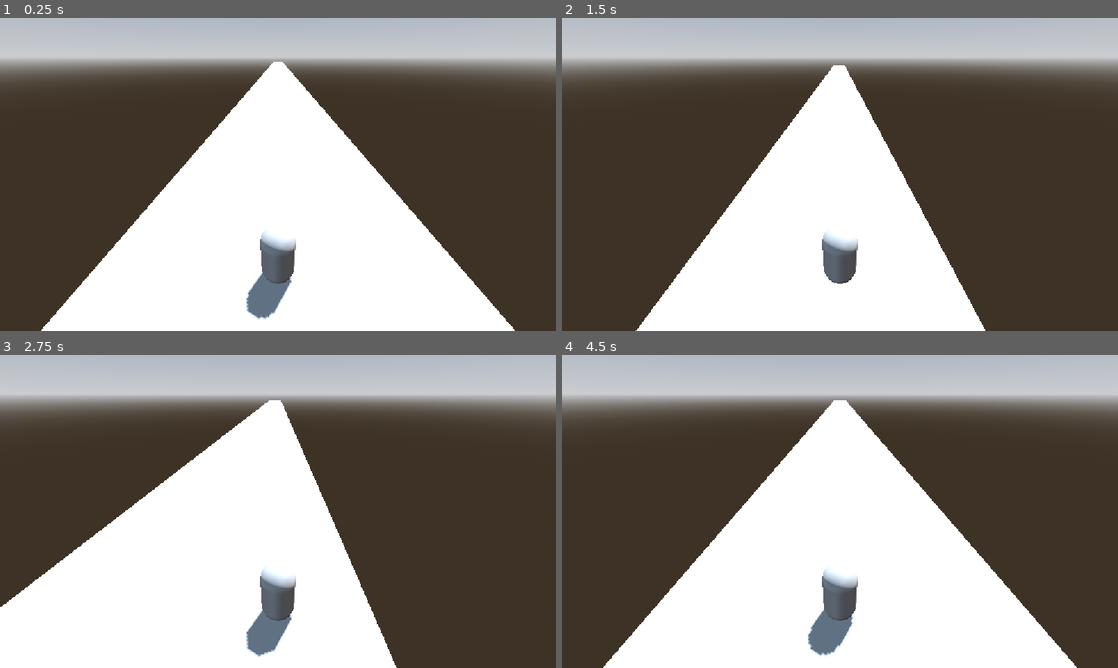
Above: before the commit, frames 1-4 (two rows, left to right).
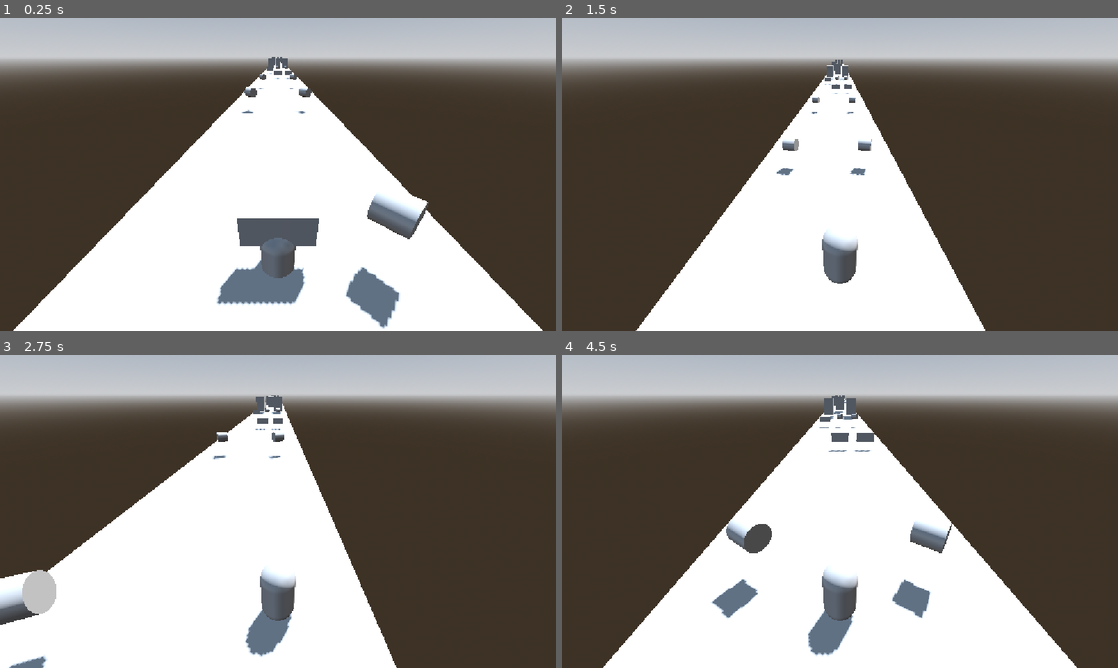
Above: after the commit, the same moments.

Repository: BorjaLia/Runner
Game: Godot game, scene res://scenes/main_game.tscn
Same seed, same stepped clock (60 frames per second), same inputs: the game is played once before the commit and once after it. This scene is started directly instead of the project's main scene.
Inputs:
- Up to frame 1 (0.25 s): no input
- Up to frame 2 (1.5 s): hold Right (move_right) 0.53-1.28 s; tap Down (roll) at 0.6, 1.35 s; tap Up (jump) at 0.77 s; hold Left (move_left) from 1.28 s (still down)
- Up to frame 3 (2.75 s): tap Up (jump) at 1.52 s; release Left (move_left) at 2.03 s; hold Right (move_right) from 2.03 s (still down); tap Down (roll) at 2.1 s
- Up to frame 4 (4.5 s): tap Down (roll) at 2.85, 3.6, 4.35 s; tap Up (jump) at 3.02, 3.77 s; release Right (move_right) at 3.53 s; hold Left (move_left) from 3.53 s (still down)

The runs differ from the first frame. In frame 1, 9.2% of the frame differs, in the area x 2-98%, y 12-100%; in frame 2, 0.6%; in frame 3, 2.1%; in frame 4, 2.8%.

Commit message:
add obstacles

Diff:
--- a/TrackSegment.gd
+++ b/TrackSegment.gd
@@ -2,8 +2,43 @@
 
 const LENGTH: float = 20.0
 
+@export var barrier_scene: PackedScene
+@export var train_scene: PackedScene
+@export var coin_scene: PackedScene
+
+@export var obstacle_chance: float = 0.4
+@export var coin_chance: float = 0.5
+
+@onready var spawn_points = [
+	$SpawnContainer/Left,
+	$SpawnContainer/Center,
+	$SpawnContainer/Right
+]
+
 func _ready() -> void:
 	$VisibleOnScreenNotifier3D.screen_exited.connect(_on_screen_exited)
+	spawn_items()
 
 func _on_screen_exited() -> void:
 	queue_free()
+
+func spawn_items() -> void:
+	for point in spawn_points:
+		if randf() < obstacle_chance:
+			spawn_obstacle(point)
+		elif randf() < coin_chance:
+			spawn_coin(point)
+
+func spawn_obstacle(parent_point: Node3D) -> void:
+	var obstacle
+	if randf() > 0.5:
+		obstacle = barrier_scene.instantiate()
+	else:
+		obstacle = train_scene.instantiate()
+
+	parent_point.add_child(obstacle)
+
+func spawn_coin(parent_point: Node3D) -> void:
+	var coin = coin_scene.instantiate()
+	coin.position.y = 1.0
+	parent_point.add_child(coin)
--- /dev/null
+++ b/coin.gd
@@ -0,0 +1,15 @@
+extends Area3D
+
+var rotate_speed: float = 3.0
+
+func _ready() -> void:
+	body_entered.connect(_on_body_entered)
+
+func _process(delta: float) -> void:
+	rotate_y(rotate_speed * delta)
+
+func _on_body_entered(body: Node3D) -> void:
+	if "Player" in body.name:
+		Global.score += 1
+		print("Score: ", Global.score)
+		queue_free()
--- /dev/null
+++ b/scenes/coin.tscn
@@ -0,0 +1,20 @@
+[gd_scene load_steps=4 format=3 uid="uid://cr0oko0j4cbxu"]
+
+[ext_resource type="Script" uid="uid://y47f0mwuia2h" path="res://coin.gd" id="1_rwqht"]
+
+[sub_resource type="CylinderMesh" id="CylinderMesh_i64fm"]
+height = 1.0
+
+[sub_resource type="CylinderShape3D" id="CylinderShape3D_11l1o"]
+height = 1.0
+
+[node name="Coin" type="Area3D"]
+script = ExtResource("1_rwqht")
+
+[node name="MeshInstance3D" type="MeshInstance3D" parent="."]
+transform = Transform3D(1, 0, 0, 0, -4.371139e-08, -1, 0, 1, -4.371139e-08, 0, 0, 0)
+mesh = SubResource("CylinderMesh_i64fm")
+
+[node name="CollisionShape3D" type="CollisionShape3D" parent="."]
+transform = Transform3D(1, 0, 0, 0, -4.371139e-08, -1, 0, 1, -4.371139e-08, 0, 0, 0)
+shape = SubResource("CylinderShape3D_11l1o")
--- /dev/null
+++ b/scenes/obstacle_barrier.tscn
@@ -0,0 +1,17 @@
+[gd_scene load_steps=3 format=3 uid="uid://cw8du612igvjn"]
+
+[sub_resource type="BoxMesh" id="BoxMesh_cljjd"]
+size = Vector3(2, 1, 0.5)
+
+[sub_resource type="BoxShape3D" id="BoxShape3D_kbivc"]
+size = Vector3(2, 1, 0.5)
+
+[node name="ObstacleBarrier" type="StaticBody3D"]
+
+[node name="MeshInstance3D" type="MeshInstance3D" parent="."]
+transform = Transform3D(1, 0, 0, 0, 1, 0, 0, 0, 1, 0, 0.5, 0)
+mesh = SubResource("BoxMesh_cljjd")
+
+[node name="CollisionShape3D" type="CollisionShape3D" parent="."]
+transform = Transform3D(1, 0, 0, 0, 1, 0, 0, 0, 1, 0, 0.5, 0)
+shape = SubResource("BoxShape3D_kbivc")
--- /dev/null
+++ b/scenes/obstacle_train.tscn
@@ -0,0 +1,17 @@
+[gd_scene load_steps=3 format=3 uid="uid://bwomo3dd52acq"]
+
+[sub_resource type="BoxMesh" id="BoxMesh_h4ej4"]
+size = Vector3(2.5, 4, 10)
+
+[sub_resource type="BoxShape3D" id="BoxShape3D_d3fbx"]
+size = Vector3(2.5, 4, 10)
+
+[node name="ObstacleTrain" type="StaticBody3D"]
+
+[node name="MeshInstance3D" type="MeshInstance3D" parent="."]
+transform = Transform3D(1, 0, 0, 0, 1, 0, 0, 0, 1, 0, 2, 0)
+mesh = SubResource("BoxMesh_h4ej4")
+
+[node name="CollisionShape3D" type="CollisionShape3D" parent="."]
+transform = Transform3D(1, 0, 0, 0, 1, 0, 0, 0, 1, 0, 2, 0)
+shape = SubResource("BoxShape3D_d3fbx")
--- a/scenes/track_segment.tscn
+++ b/scenes/track_segment.tscn
@@ -1,6 +1,9 @@
-[gd_scene load_steps=4 format=3 uid="uid://dcf6qq4idqdvc"]
+[gd_scene load_steps=7 format=3 uid="uid://dcf6qq4idqdvc"]
 
 [ext_resource type="Script" uid="uid://bcremiwlj7skf" path="res://TrackSegment.gd" id="1_s0b40"]
+[ext_resource type="PackedScene" uid="uid://cw8du612igvjn" path="res://scenes/obstacle_barrier.tscn" id="2_51yx5"]
+[ext_resource type="PackedScene" uid="uid://bwomo3dd52acq" path="res://scenes/obstacle_train.tscn" id="3_l2rfu"]
+[ext_resource type="PackedScene" uid="uid://cr0oko0j4cbxu" path="res://scenes/coin.tscn" id="4_unroe"]
 
 [sub_resource type="BoxMesh" id="BoxMesh_f2wuh"]
 size = Vector3(12, 1, 20)
@@ -10,6 +13,9 @@
 
 [node name="TrackSegment" type="Node3D"]
 script = ExtResource("1_s0b40")
+barrier_scene = ExtResource("2_51yx5")
+train_scene = ExtResource("3_l2rfu")
+coin_scene = ExtResource("4_unroe")
 
 [node name="FloorMesh" type="MeshInstance3D" parent="."]
 transform = Transform3D(1, 0, 0, 0, 1, 0, 0, 0, 1, 0, -0.5, 0)
Not shown, added: coin.gd.uid
